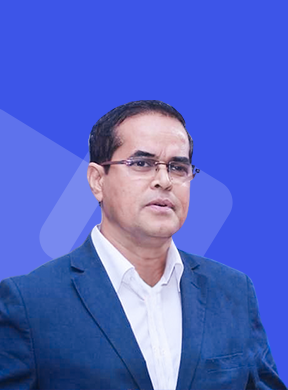
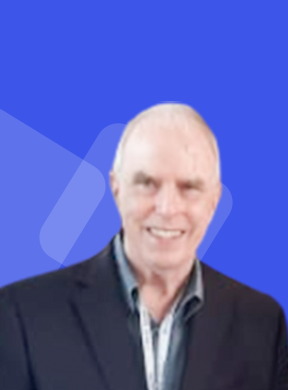
Layered file, before and after one edit (288 × 390). Changes by layer:
renamed "image1__2_-removebg-preview-removebg-preview" to "jondalttom", painted on it over [0, 100, 288, 390]
